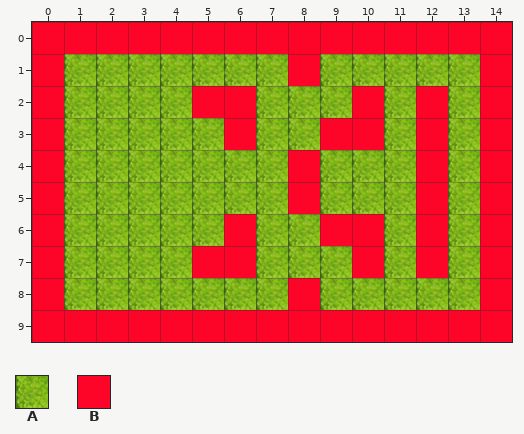
Level history. Tiled map: BattleTank/assets/Maps/map22.tmx. Above, as it was before the edit.
Cells are 32x32 px. Shown: x 0..14, y 0..9.
Key: from "map_tiles_2_1": A 44; from "vatcan": B 0.
_ is an empty cell, # one hidden under a higher layer.
Layer "bg" before, first column x 0:
 0 ###############
 1 #AAAAAAA#AAAAA#
 2 #AAAA##AAA#A#A#
 3 #AAAAA#AA##A#A#
 4 #AAAAAAA#AAA#A#
 5 #AAAAAAA#AAA#A#
 6 #AAAAA#AA##A#A#
 7 #AAAA##AAA#A#A#
 8 #AAAAAAA#AAAAA#
 9 ###############
Layer "vatcan" before, first column x 0:
 0 BBBBBBBBBBBBBBB
 1 B_______B_____B
 2 B____BB___B_B_B
 3 B_____B__BB_B_B
 4 B_______B___B_B
 5 B_______B___B_B
 6 B_____B__BB_B_B
 7 B____BB___B_B_B
 8 B_______B_____B
 9 BBBBBBBBBBBBBBB
Once edited:
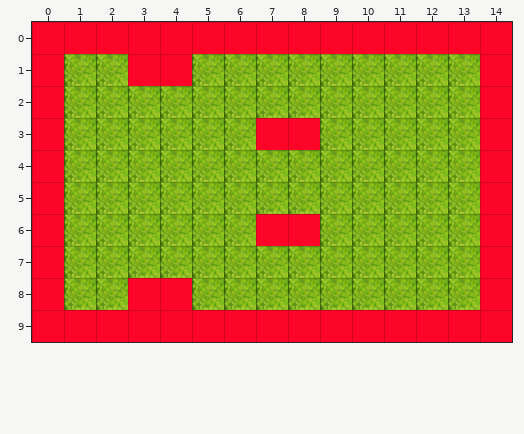
What changed:
Changed rows in their new state; . is an unchanged cell.
Layer "bg":
first column x 3:
 1 ##...A....
 2 ..AA...A.A
 3 ...A##AA.A
 4 .....A...A
 5 .....A...A
 6 ...A##AA.A
 7 ..AA...A.A
 8 ##...A....
Layer "vatcan":
first column x 3:
 1 BB..._....
 2 ..__..._._
 3 ..._BB__._
 4 ....._..._
 5 ....._..._
 6 ..._BB__._
 7 ..__..._._
 8 BB..._....
Where, in picture pixels (left, top, right, bottom), the same in both pictures:
changed: (128, 54, 384, 310)
changed: (416, 86, 448, 278)
